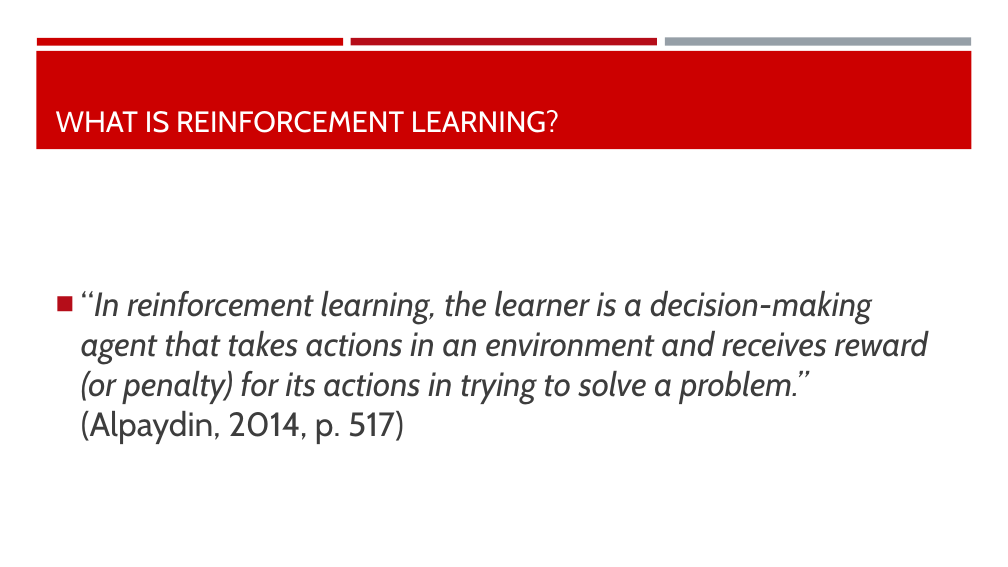
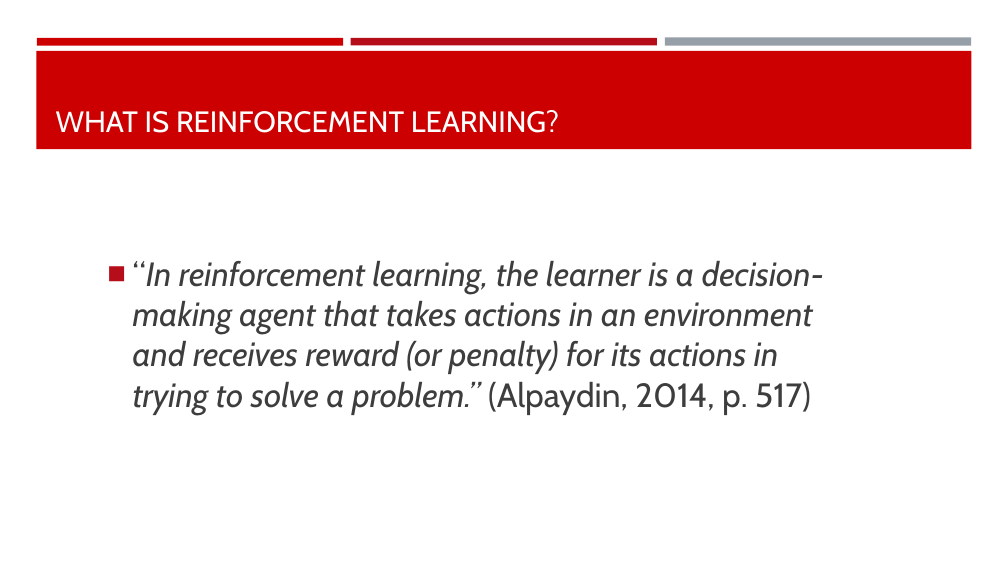
Before and after one commit to mengli11235/MachineLearning_Maze, a slide deck: slide 2 of Group Presentation.pptx. Drawn at 1008x567 pixels with LibreOffice and Linux fonts; fonts in the diff are those of the drawing. Boxes give left, top, right and bottom in pixels: in the first picture for what was removed or moved away, otherwise in the second. Text is boxed around its words. In the diff, an @@ line names an element or a change of style, - is before the commit and + after.

```diff
--- a/Group Presentation.pptx
+++ b/Group Presentation.pptx
@@ text "“In reinforcement learning, the learner ..." rewrapped from bbox=[81, 291, 928, 444] to bbox=[133, 261, 824, 415] @@
```
Also in this commit, not shown: 4 other slides changed, 3 slides added, 3 slides removed.
